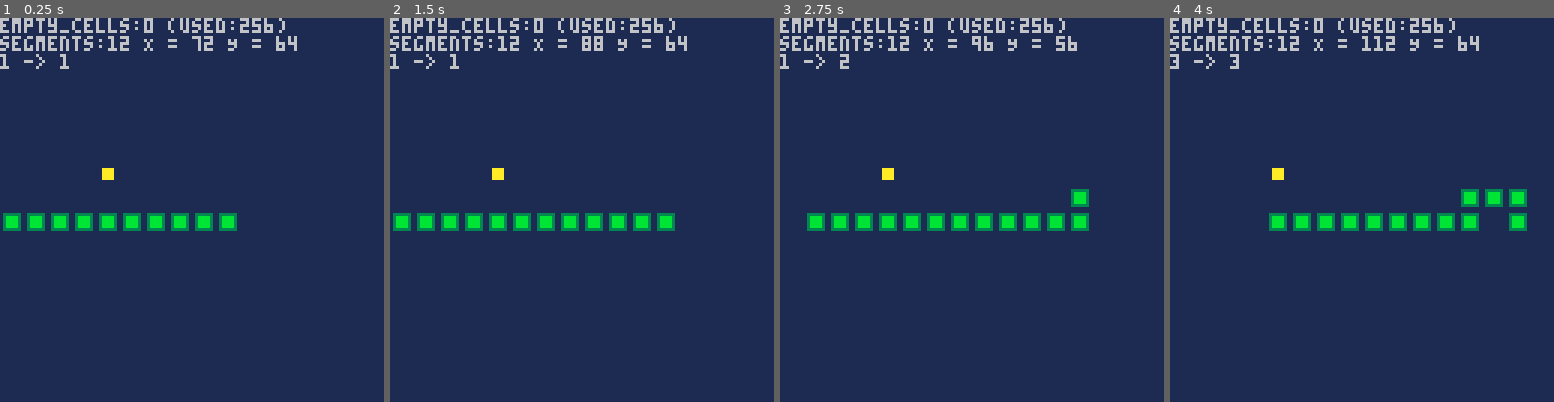
Above: before the commit, frames 1-4 (left to right).
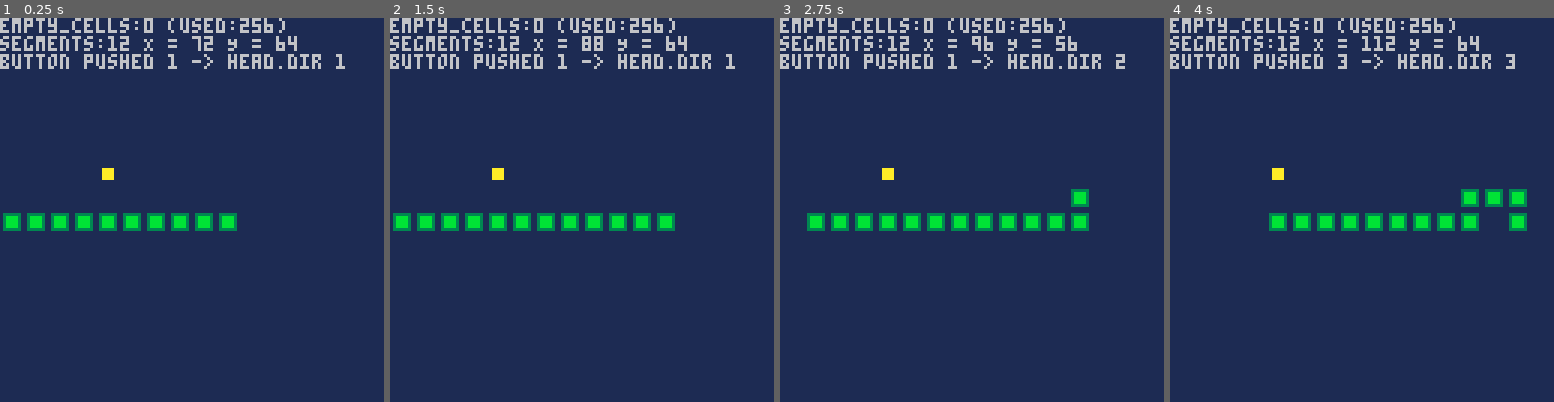
Above: after the commit, the same moments.

Repository: kakardo/Pico-8
Game: PICO-8 cartridge snake.p8
Same seed, same stepped clock (60 frames per second), same inputs: the game is played once before the commit and once after it.
Inputs:
- Up to frame 1 (0.25 s): no input
- Up to frame 2 (1.5 s): tap X (X key) at 0.33, 1.07 s; tap O (Z key) at 0.7 s
- Up to frame 3 (2.75 s): hold Right 1.6-2.1 s; tap O (Z key) at 1.7, 2.1, 2.5 s; tap X (X key) at 1.85 s; hold Up 2.15-2.42 s; hold Right from 2.47 s (still down)
- Up to frame 4 (4 s): tap O (Z key) at 2.9, 3.3, 3.7 s; tap X (X key) at 2.97 s; release Right at 3.03 s; hold Left 3.08-3.58 s; hold Down 3.63-3.97 s

The runs differ from the first frame. In frame 1, 1.3% of the frame differs, in the area x 0-90%, y 9-14%; in frame 2, 1.3%; in frame 3, 1.3%; in frame 4, 1.3%.

Commit message:
When crawling next to body, snake now ignores suicide command

Diff:
--- a/main.lua
+++ b/main.lua
@@ -111,7 +111,7 @@
 			  " (used:"..used_cells..")")
 		print("segments:"..body.segments..
 			  ' X = '..head.x..' Y = '..head.y)
-	print(button_pushed.." -> "..head.dir)
+	print("button pushed "..button_pushed.." -> head.dir "..head.dir)
 	end
 end
 
--- a/movement.lua
+++ b/movement.lua
@@ -31,6 +31,10 @@
 	end
 end
 
+function ignore_button_push(previous_button_input)
+	button_pushed = previous_button_input
+end
+
 -- Move snake and update variable "just_moved" to TRUE
 function move()
 	went_backwards = avert_going_backwards()
--- a/snake.lua
+++ b/snake.lua
@@ -76,6 +76,10 @@
 
 	if is_occupied(empty_cells, head.x, head.y) then
 		print("YES")
+
+		-- remove to have snake chosen turn when possible
+		ignore_button_push(head.dir)
+
 		head.x = last_head_pos_x
 		head.y = last_head_pos_y
 		new_dir = head.dir
@@ -91,12 +95,10 @@
 		end
 	else
 		print("NO")
+		head.dir = new_dir
 	end
 
-
-
 	-- Move body
-	head.dir = new_dir
 
 	body.last_tail_pos_x = body.x[body.segments]
 	body.last_tail_pos_y = body.y[body.segments]
